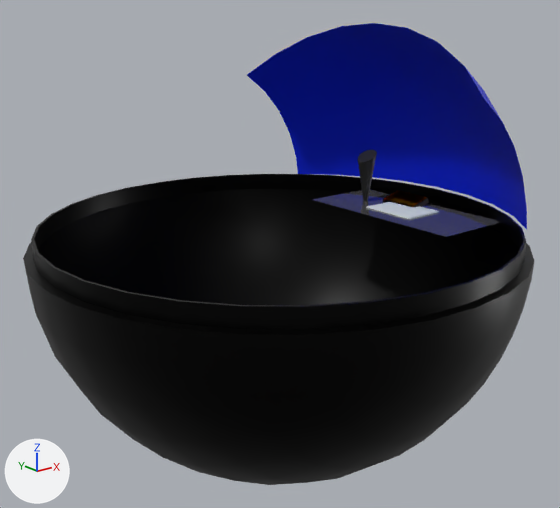
The Blender file Assets/Model/Robot/robot.blend as it was, and as the next commit left it.
The view is the same before and after, from a 50 mm lens placed at (-5.26, -6.62, 5.11), pointed at (0.01, -0.04, 2.48). Arrows for +X, +Y and +Z are at lower left; the lights stay in place.

Names of what the first picture shows: 'Display', 'down', '円柱', '平面', '立方体'.
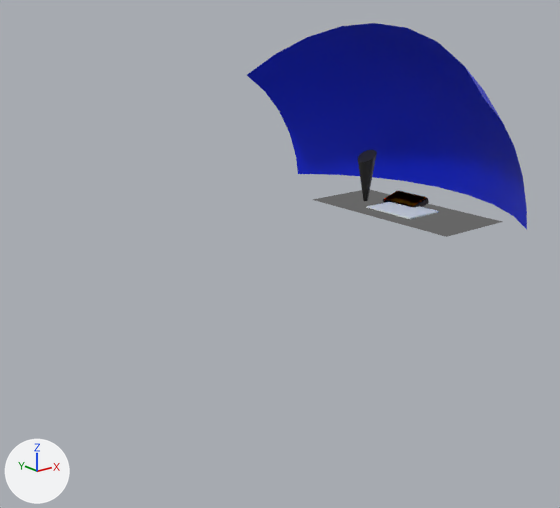
Boxes (x1, y1, x2, y2) around the edits, measured in the pictures (560 x 508 px):
'down', hidden
    before: (23, 174, 534, 485)
'平面', recoloured
    both: (313, 190, 502, 237)

Edits to the bpy script that builds the scene:
```text
Change mat_マテリアル:
    remove n0 = _N.new('ShaderNodeBsdfPrincipled'); n0.name = 'プリンシプルBSDF'
    remove n0.distribution = 'GGX'
    remove n0.subsurface_method = 'RANDOM_WALK_SKIN'
    remove n0.inputs[0].default_value = (0.08, 0.08, 0.08, 1.0)  # 'Base Color', dark grey #505050
    remove n0.inputs[2].default_value = 0.0  # 'Roughness'
    where n1 = _N.new('ShaderNodeOutputMaterial'); n1.name = 'マテリアル出力'
    remove _L.new(n0.outputs[0], n1.inputs[0])  # 'BSDF' to 'Surface'
    add n2 = _N.new('ShaderNodeBsdfRefraction'); n2.name = '屈折BSDF'
    add _L.new(n2.outputs[0], n1.inputs[0])  # 'BSDF' to 'Surface'
Change ob_down:
    add ob_down.hide_set(True)
```
